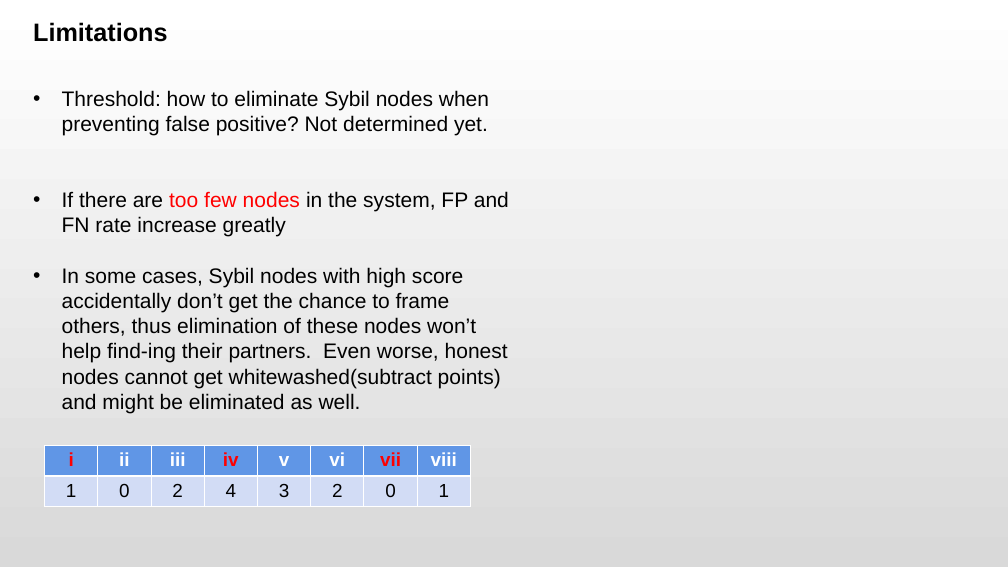
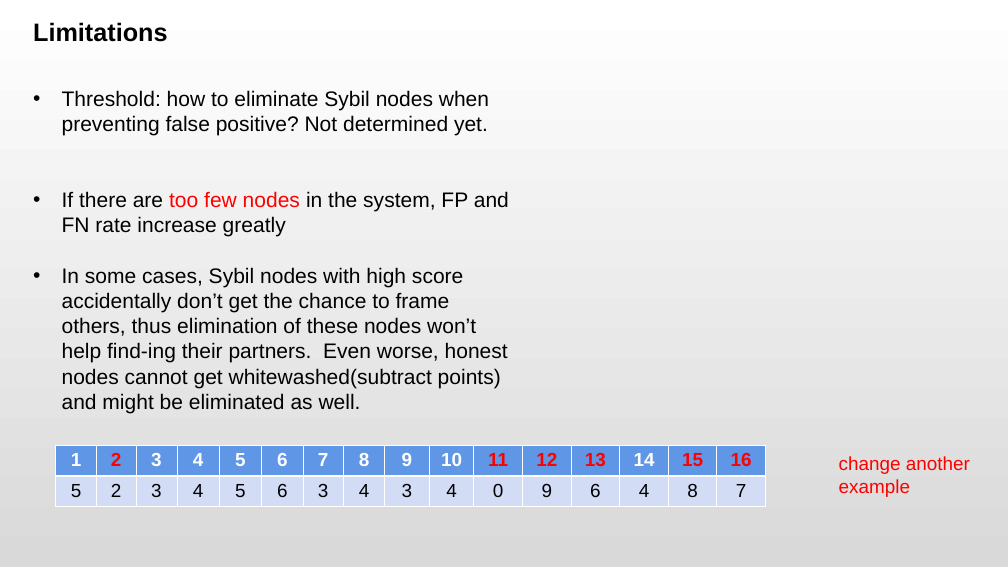
Before and after one commit to 66Ronghua99/HRP-Thesis, a slide deck: slide 11 of lttStudy/ProposalPre.pptx. Drawn at 1008x567 pixels with LibreOffice and Linux fonts; fonts in the diff are those of the drawing. Boxes give left, top, right and bottom in pixels: in the first picture for what was removed or moved away, otherwise in the second. Text is boxed around its words. In the diff, an @@ line names an element or a change of style, - is before the commit and + after.

```diff
--- a/lttStudy/ProposalPre.pptx
+++ b/lttStudy/ProposalPre.pptx
@@ table removed at (x1=45, y1=446, x2=468, y2=507), 2 rows, 8 columns @@
-i | ii | iii | iv | v | vi | vii | viii
-1 | 0 | 2 | 4 | 3 | 2 | 0 | 1
@@ table added at (x1=56, y1=446, x2=765, y2=507), 2 rows, 16 columns @@
+1 | 2 | 3 | 4 | 5 | 6 | 7 | 8 | 9 | 10 | 11 | 12 | 13 | 14 | 15 | 16
+5 | 2 | 3 | 4 | 5 | 6 | 3 | 4 | 3 | 4 | 0 | 9 | 6 | 4 | 8 | 7
@@ text added at (x1=839, y1=456, x2=970, y2=497), 18 pt, text #FF0000 @@
+change another example
```
Also in this commit, not shown: 7 other slides changed, 2 other files.
